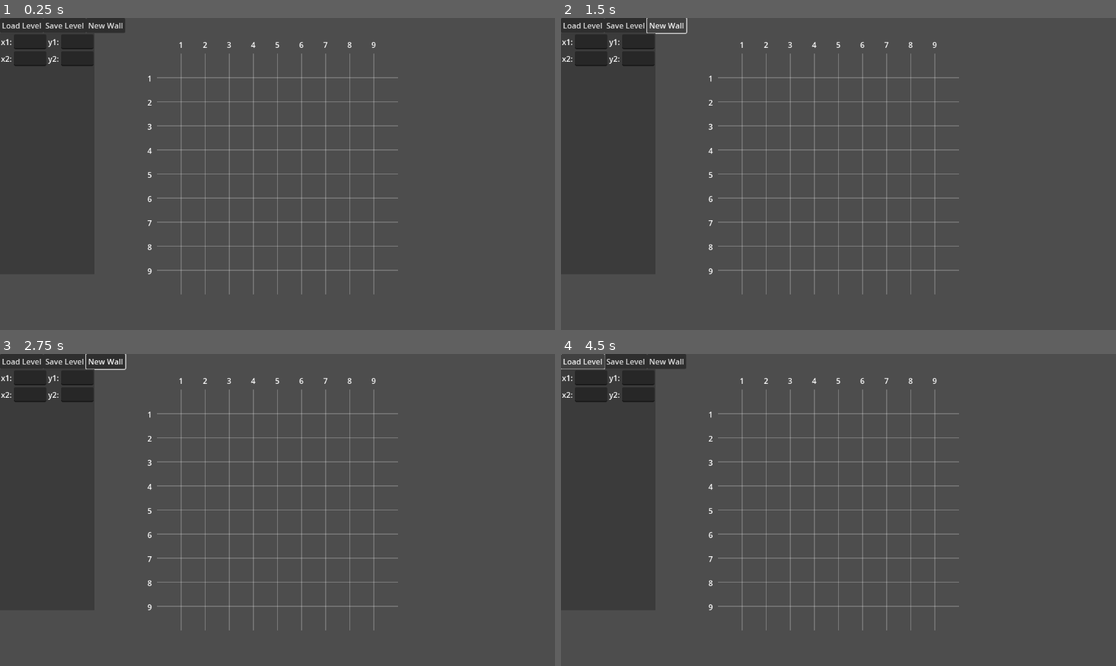
Above: before the commit, frames 1-4 (two rows, left to right).
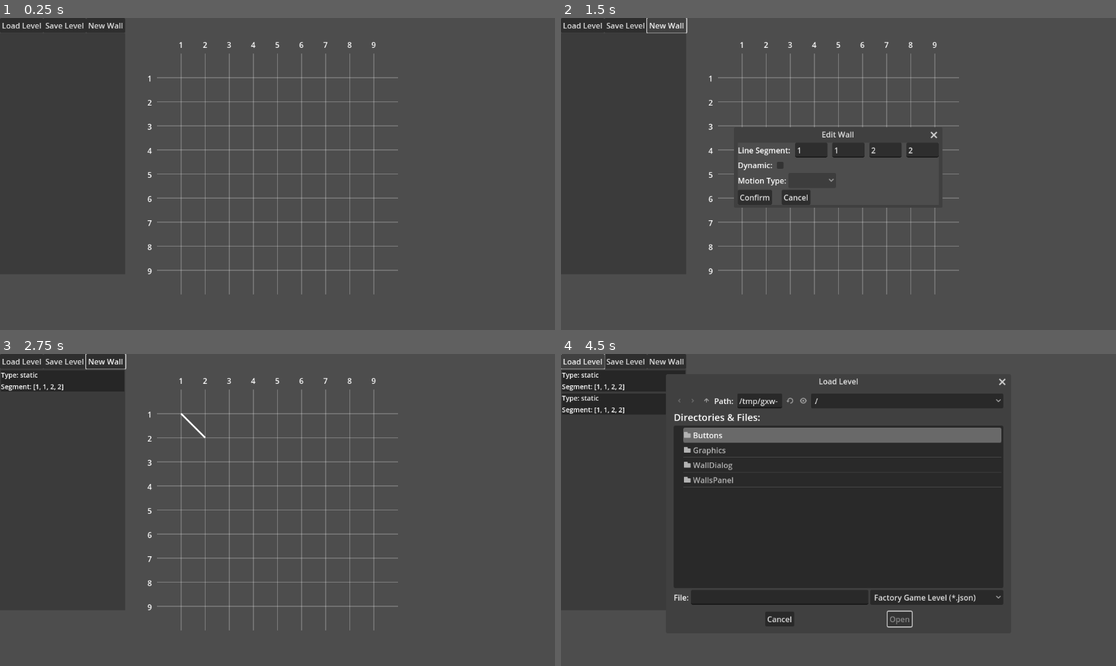
Above: after the commit, the same moments.

Repository: 7Limes/factory-minigame-editor
Game: Godot game, scene res://root.tscn
Same seed, same stepped clock (60 frames per second), same inputs: the game is played once before the commit and once after it.
Inputs (mouse positions are in pixels of both pictures, inside the frame that each line leads up to):
- Up to frame 1 (0.25 s): no input
- Up to frame 2 (1.5 s): click "New Wall" at 0.5 s; click "New Wall" at 1.25 s
- Up to frame 3 (2.75 s): click (194, 531) at 2 s, where only the run after the commit has a clickable "Confirm"
- Up to frame 4 (4.5 s): click "New Wall" at 2.75 s; click (755, 531) at 3.5 s, where only the run after the commit has a clickable "Confirm"; click "Load Level" at 4.25 s

The runs differ from the first frame. In frame 1, 0.2% of the frame differs, in the area x 0-17%, y 6-16%; in frame 2, 2.6%; in frame 3, 0.7%; in frame 4, 37%, in the area x 0-81%, y 5-89%.
Error before the commit: Parse Error: Identifier "Root" not declared in the current scope. (res://Buttons/menubar.gd:29)

Commit message:
Add wall drawing and editing
Added:
- drawing walls
- adding wall data to left panel
- modifying existing walls

Diff:
--- a/Buttons/menubar.gd
+++ b/Buttons/menubar.gd
@@ -3,6 +3,7 @@
 @onready var load_file_dialog = $LoadButton/LoadFileDialog
 @onready var save_file_dialog = $SaveButton/SaveFileDialog
 @onready var wall_dialog = $"../WallDialog"
+@onready var root = $".."
 
 
 func _on_load_button_pressed() -> void:
@@ -26,5 +27,5 @@
 
 
 func _on_new_wall_button_pressed() -> void:
-	Root.wall_edit_type = Root.WallEditType.NEW
-	wall_dialog.show()
+	root.wall_edit_type = root.WallEditType.NEW
+	wall_dialog.show_default()
--- /dev/null
+++ b/Graphics/wall_drawer.gd
@@ -0,0 +1,49 @@
+extends Node2D
+
+
+@onready var grid_spacing = $"../GridGenerator".spacing
+@onready var half_size_vector = Vector2(grid_spacing*10/2, grid_spacing*10/2)
+@onready var root = $".."
+
+
+# Array[Line2D]
+var line_nodes: Array = []
+
+
+func clear_children():
+	for i in range(get_child_count()):
+		get_child(i).queue_free()
+
+
+func add_line(segment: Array, color: Color):
+	var line = Line2D.new()
+	line.default_color = color
+	line.width = 3
+	var p1 = Vector2(segment[0], segment[1]) * grid_spacing - half_size_vector
+	var p2 = Vector2(segment[2], segment[3]) * grid_spacing - half_size_vector
+	line.add_point(p1)
+	line.add_point(p2)
+	add_child(line)
+	line_nodes.append(line)
+
+
+# Clear all Line2Ds and redraw the level
+func update():
+	clear_children()
+	line_nodes.clear()
+
+	for wall_data: WallData in root.all_wall_data:
+		if wall_data.type == WallData.WallType.STATIC:
+			var segment = wall_data.data
+			add_line(segment, Color(1.0, 1.0, 1.0))
+		elif wall_data.type == WallData.WallType.DYNAMIC:
+			var motion_type = wall_data.data[0]
+			if motion_type == 0:  # Oscillate
+				add_line(wall_data.data[1], Color(0.5, 0.5, 1.0))
+			elif motion_type == 1:  # Rotate
+				add_line(wall_data.data[1], Color(1.0, 0.5, 0.5))
+
+
+
+func _process(delta: float) -> void:
+	global_transform.origin = get_viewport_rect().size / 2
--- a/WallDialog/wall_dialog.gd
+++ b/WallDialog/wall_dialog.gd
@@ -28,11 +28,15 @@
 
 
 var decimal_regex: RegEx;
+var DEFAULT_WALL_DATA: WallData
 
 
 func _ready():
 	decimal_regex = RegEx.new()
 	decimal_regex.compile('^\\s*[+-]?\\d*\\.?\\d+\\s*$')
+	DEFAULT_WALL_DATA = WallData.new()
+	DEFAULT_WALL_DATA.type = WallData.WallType.STATIC
+	DEFAULT_WALL_DATA.data = [1, 1, 2, 2]
 
 
 # Emitted when a user presses the Confirm button.
@@ -94,8 +98,8 @@
 	]
 	var oscillate_data = [
 		vec,
-		validate_entry(oscillate_amplitude_entry, 'oscillate amplitude'),
-		validate_entry(oscillate_speed_entry, 'oscillate speed')
+		validate_entry(oscillate_speed_entry, 'oscillate speed'),
+		validate_entry(oscillate_amplitude_entry, 'oscillate amplitude')
 	]
 	if any_null(oscillate_data):
 		return null
@@ -136,12 +140,60 @@
 		if motion_data == null:
 			return
 
+		wall_data.type = WallData.WallType.DYNAMIC
 		wall_data.data = [motion_type, segment_data] + motion_data
 
 	emit_signal('confirmed', wall_data)
 	hide()
 
 
+func show_with_data(wall_data: WallData):
+	var is_dynamic = wall_data.type == WallData.WallType.DYNAMIC
+	var segment = wall_data.data if not is_dynamic else wall_data.data[1]
+	segment_x1_entry.text = str(segment[0])
+	segment_y1_entry.text = str(segment[1])
+	segment_x2_entry.text = str(segment[2])
+	segment_y2_entry.text = str(segment[3])
+
+	dynamic_checkbox.button_pressed = is_dynamic
+	if is_dynamic:
+		var motion_type = wall_data.data[0]
+		motion_type_option.selected = motion_type
+
+		if motion_type == 0:  # Oscillate
+			oscillate_controls_container.visible = true
+			rotate_controls_container.visible = false
+
+			var oscillate_vec = wall_data.data[2]
+			oscillate_vector_x_entry.text = str(oscillate_vec[0])
+			oscillate_vector_y_entry.text = str(oscillate_vec[1])
+			oscillate_vector_z_entry.text = str(oscillate_vec[2])
+
+			oscillate_speed_entry.text = str(wall_data.data[3])
+			oscillate_amplitude_entry.text = str(wall_data.data[4])
+
+		elif motion_type == 1:  # Rotate
+			oscillate_controls_container.visible = false
+			rotate_controls_container.visible = true
+
+			var rotate_axis = wall_data.data[2]
+			rotate_axis_x_entry.text = str(rotate_axis[0])
+			rotate_axis_y_entry.text = str(rotate_axis[1])
+
+			rotate_speed_entry.text = str(wall_data.data[3])
+
+	else:  # Static
+		oscillate_controls_container.visible = false
+		rotate_controls_container.visible = false
+		motion_type_option.selected = -1
+
+	show()
+
+
+func show_default():
+	show_with_data(DEFAULT_WALL_DATA)
+
+
 func _on_cancel_button_pressed() -> void:
 	hide()
 
--- /dev/null
+++ b/WallsPanel/wall_container.gd
@@ -0,0 +1,5 @@
+extends BoxContainer
+
+class_name WallContainer
+
+var all_walls_index: int
--- /dev/null
+++ b/WallsPanel/walls_panel.gd
@@ -0,0 +1,109 @@
+extends BoxContainer
+
+
+@onready var root = $"../.."
+@onready var wall_drawer = $"../../WallDrawer"
+@onready var wall_dialog = $"../../WallDialog"
+
+
+const WALL_CONTAINER_COLOR = Color(0.15, 0.15, 0.15)
+const WALL_CONTAINER_HOVER_COLOR = Color(0.15, 0.15, 0.5)
+const LINE_HOVER_COLOR = Color(0.2, 1.0, 0.2)
+
+var saved_line_color: Color = Color(1.0, 1.0, 1.0)
+
+
+const MOTION_TYPES = [
+	'oscillate',
+	'rotate'
+]
+
+
+func new_label(text: String) -> Label:
+	var label = Label.new()
+	label.add_theme_font_size_override('font_size', 14)
+	label.text = text
+	return label
+
+
+func set_panel_color(panel: PanelContainer, color: Color):
+	var stylebox: StyleBoxFlat = panel.get_theme_stylebox('panel')
+	stylebox.bg_color = color
+
+
+func generate_container(wall_data: WallData, index: int) -> PanelContainer:
+	var panel_container = PanelContainer.new()
+	var stylebox = StyleBoxFlat.new()
+	stylebox.bg_color = WALL_CONTAINER_COLOR
+	panel_container.add_theme_stylebox_override('panel', stylebox)
+
+	var container = WallContainer.new()
+	container.all_walls_index = index
+	container.vertical = true
+
+	var type_label = new_label('Type: static' if wall_data.type == 0 else 'Type: dynamic')
+	container.add_child(type_label)
+
+	var segment_label = new_label('')
+
+	if wall_data.type == WallData.WallType.STATIC:
+		segment_label.text = 'Segment: %s' % str(wall_data.data)
+		container.add_child(segment_label)
+	elif wall_data.type == WallData.WallType.DYNAMIC:
+		segment_label.text = 'Segment: %s' % str(wall_data.data[1])
+		container.add_child(segment_label)
+
+		var motion_type = wall_data.data[0]
+		var motion_type_label = new_label('Motion Type: %s' % MOTION_TYPES[motion_type])
+		container.add_child(motion_type_label)
+
+		if motion_type == 0:  # Oscillate
+			var oscillate_string = 'Vector: %s    Speed: %s    Amplitude: %s' % [
+				str(wall_data.data[2]),
+				snapped(wall_data.data[3], 0.01),
+				snapped(wall_data.data[4], 0.01)
+			]
+			var oscillate_label = new_label(oscillate_string)
+			container.add_child(oscillate_label)
+		elif motion_type == 1:
+			var rotate_string = 'Axis: %s    Speed: %s' % [
+				str(wall_data.data[2]),
+				snapped(wall_data.data[3], 0.01)
+			]
+			var rotate_label = new_label(rotate_string)
+			container.add_child(rotate_label)
+
+	var on_mouse_enter = func():
+		set_panel_color(panel_container, WALL_CONTAINER_HOVER_COLOR)
+		var line_node = wall_drawer.line_nodes[wall_data.index]
+		saved_line_color = line_node.default_color
+		line_node.default_color = LINE_HOVER_COLOR
+	var on_mouse_exit = func():
+		set_panel_color(panel_container, WALL_CONTAINER_COLOR)
+		wall_drawer.line_nodes[wall_data.index].default_color = saved_line_color
+	var on_gui_input = func(event: InputEvent):
+		if event is InputEventMouseButton and event.button_index == MOUSE_BUTTON_LEFT and event.pressed:
+			root.wall_edit_type = root.WallEditType.MODIFY
+			root.wall_modify_index = wall_data.index
+			wall_dialog.show_with_data(wall_data)
+
+	panel_container.connect('mouse_entered', on_mouse_enter)
+	panel_container.connect('mouse_exited', on_mouse_exit)
+	panel_container.connect('gui_input', on_gui_input)
+
+	panel_container.add_child(container)
+	return panel_container;
+
+
+func clear_children():
+	for i in range(get_child_count()):
+		get_child(i).queue_free()
+
+
+# Clear children and recreate all containers
+func update():
+	clear_children()
+	for i in range(len(root.all_wall_data)):
+		var wall_data = root.all_wall_data[i]
+		var container = generate_container(wall_data, i)
+		add_child(container)
--- a/root.gd
+++ b/root.gd
@@ -1,5 +1,8 @@
 extends Node2D
 
+
+@onready var wall_drawer = $WallDrawer
+@onready var wall_container_box = $WallsPanel/WallContainerBox
 
 # Whether the user is creating a new wall, or modifying an existing one
 enum WallEditType {
@@ -12,12 +15,19 @@
 var all_wall_data: Array = []
 
 var wall_edit_type: WallEditType
+var wall_modify_index: int
 
 
 func _on_wall_dialog_confirmed(wall_data: WallData) -> void:
 	if wall_edit_type == WallEditType.NEW:
 		wall_data.index = len(all_wall_data)
 		all_wall_data.append(wall_data)
+		wall_drawer.update()
+		wall_container_box.update()
+
 	else:  # Modify
-		all_wall_data[wall_data.index] = wall_data
+		wall_data.index = wall_modify_index
+		all_wall_data[wall_modify_index] = wall_data
+		wall_drawer.update()
+		wall_container_box.update()
 	print(all_wall_data)
--- a/root.tscn
+++ b/root.tscn
@@ -1,9 +1,11 @@
-[gd_scene load_steps=6 format=3 uid="uid://c2bkkykp0sajo"]
+[gd_scene load_steps=8 format=3 uid="uid://c2bkkykp0sajo"]
 
 [ext_resource type="Script" path="res://root.gd" id="1_7hbtw"]
 [ext_resource type="Script" path="res://Buttons/menubar.gd" id="1_38hau"]
+[ext_resource type="Script" path="res://WallsPanel/walls_panel.gd" id="3_10dl3"]
 [ext_resource type="Script" path="res://grid_generator.gd" id="3_dpsan"]
 [ext_resource type="PackedScene" uid="uid://0k5vbnv4udth" path="res://WallDialog/wall_dialog.tscn" id="4_s4300"]
+[ext_resource type="Script" path="res://Graphics/wall_drawer.gd" id="5_gh4vr"]
 
 [sub_resource type="StyleBoxFlat" id="StyleBoxFlat_sx7q6"]
 content_margin_left = 2.0
@@ -12,7 +14,7 @@
 content_margin_bottom = 2.0
 bg_color = Color(0.230315, 0.230315, 0.230315, 1)
 
-[node name="Node2D" type="Node2D"]
+[node name="Root" type="Node2D"]
 script = ExtResource("1_7hbtw")
 
 [node name="Menubar" type="Node2D" parent="."]
@@ -54,57 +56,22 @@
 
 [node name="WallsPanel" type="PanelContainer" parent="."]
 offset_top = 32.0
-offset_right = 196.0
+offset_right = 260.0
 offset_bottom = 532.0
 theme_override_styles/panel = SubResource("StyleBoxFlat_sx7q6")
 
-[node name="Wall1Container" type="BoxContainer" parent="WallsPanel"]
+[node name="WallContainerBox" type="BoxContainer" parent="WallsPanel"]
 layout_mode = 2
-size_flags_vertical = 0
 vertical = true
-
-[node name="P1Container" type="BoxContainer" parent="WallsPanel/Wall1Container"]
-layout_mode = 2
-
-[node name="x1Label" type="Label" parent="WallsPanel/Wall1Container/P1Container"]
-layout_mode = 2
-text = "x1:"
-
-[node name="x1Input" type="LineEdit" parent="WallsPanel/Wall1Container/P1Container"]
-layout_mode = 2
-select_all_on_focus = true
-
-[node name="y1Label" type="Label" parent="WallsPanel/Wall1Container/P1Container"]
-layout_mode = 2
-text = "y1:"
-
-[node name="y1Input" type="LineEdit" parent="WallsPanel/Wall1Container/P1Container"]
-layout_mode = 2
-select_all_on_focus = true
-
-[node name="P2Container" type="BoxContainer" parent="WallsPanel/Wall1Container"]
-layout_mode = 2
-
-[node name="x2Label" type="Label" parent="WallsPanel/Wall1Container/P2Container"]
-layout_mode = 2
-text = "x2:"
-
-[node name="x2Input" type="LineEdit" parent="WallsPanel/Wall1Container/P2Container"]
-layout_mode = 2
-select_all_on_focus = true
-
-[node name="y2Label" type="Label" parent="WallsPanel/Wall1Container/P2Container"]
-layout_mode = 2
-text = "y2:"
-
-[node name="y2Input" type="LineEdit" parent="WallsPanel/Wall1Container/P2Container"]
-layout_mode = 2
-select_all_on_focus = true
+script = ExtResource("3_10dl3")
 
 [node name="GridGenerator" type="Node2D" parent="."]
 position = Vector2(500, 300)
 script = ExtResource("3_dpsan")
 spacing = 50
+
+[node name="WallDrawer" type="Node2D" parent="."]
+script = ExtResource("5_gh4vr")
 
 [node name="WallDialog" parent="." instance=ExtResource("4_s4300")]
 visible = false
